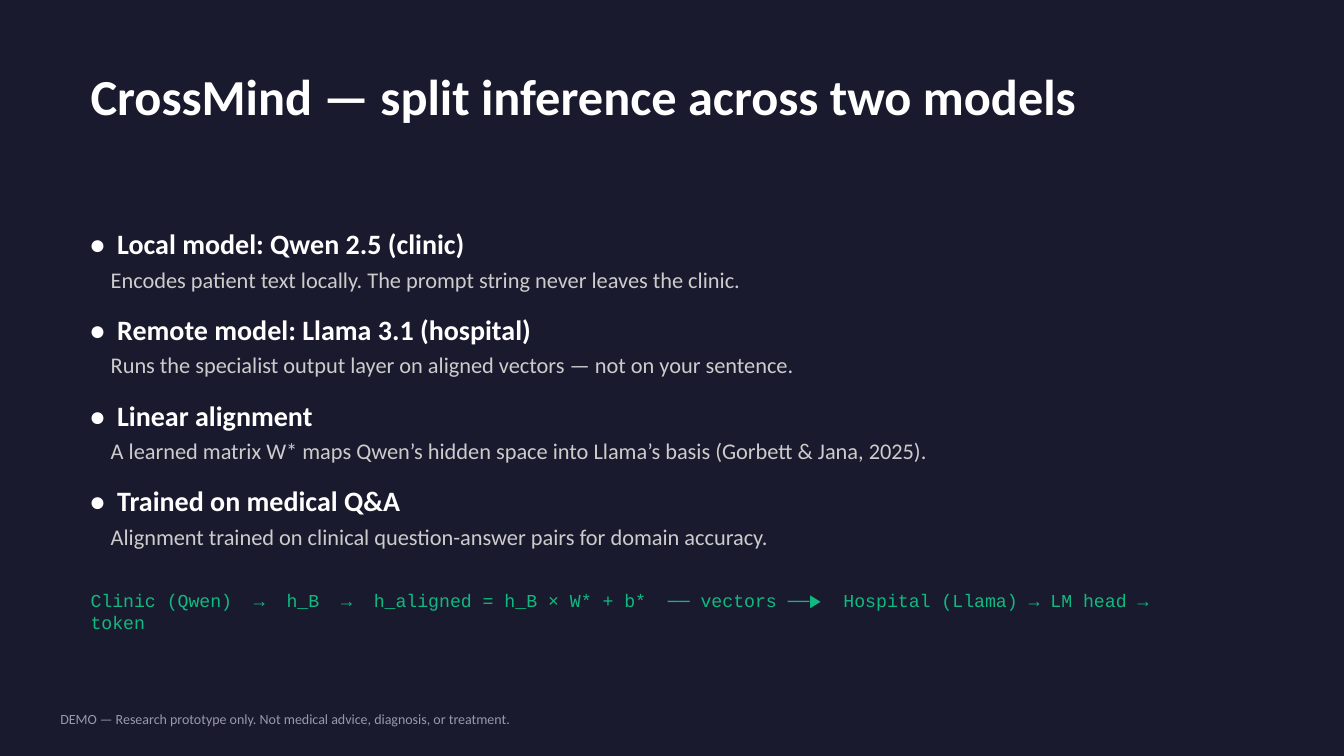
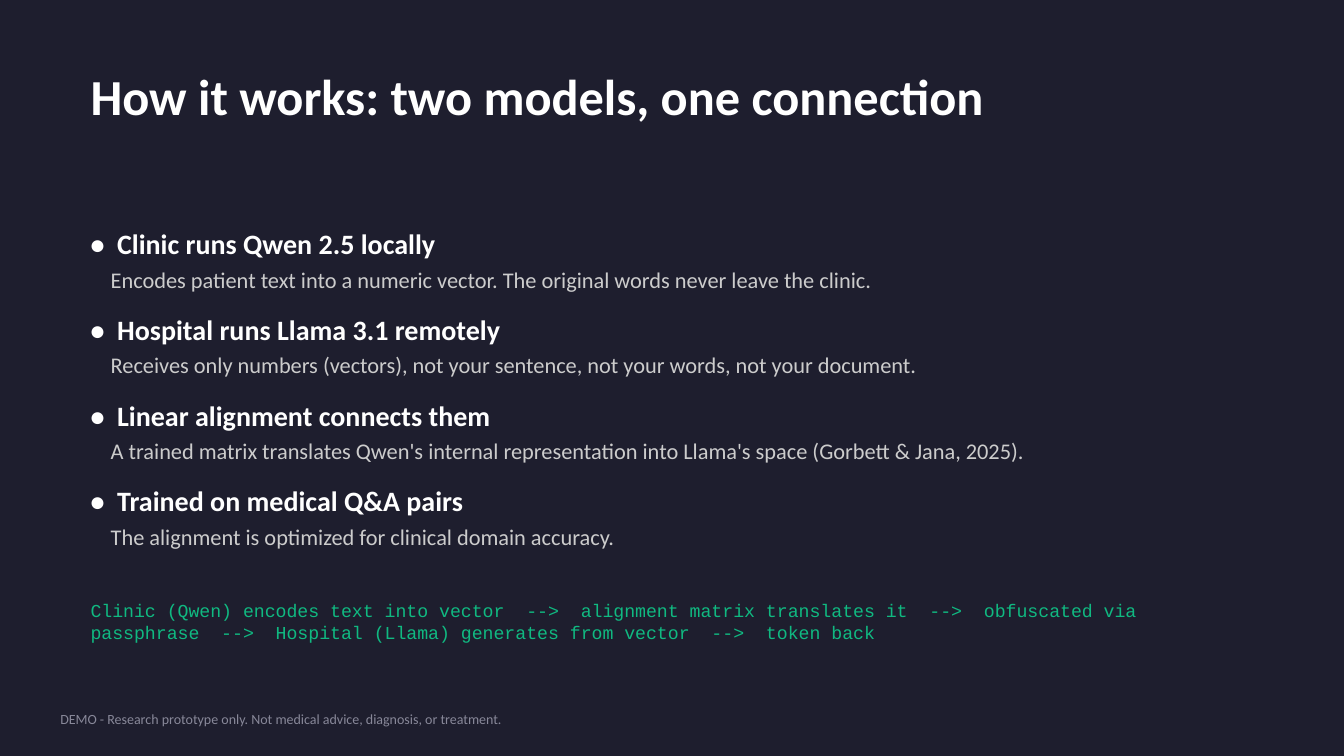
Before and after one commit to janpauldahlke/CrossMind, a slide deck: slide 2 of hackathon_docs/CrossMind_Pitch_Deck.pptx. Drawn at 1344x756 pixels with LibreOffice and Linux fonts; fonts in the diff are those of the drawing. Boxes give left, top, right and bottom in pixels: in the first picture for what was removed or moved away, otherwise in the second. Text is boxed around its words. In the diff, an @@ line names an element or a change of style, - is before the commit and + after.

Commit message:
pptx deck

```diff
--- a/hackathon_docs/CrossMind_Pitch_Deck.pptx
+++ b/hackathon_docs/CrossMind_Pitch_Deck.pptx
@@ background #1A1A2E to #1E1E2E @@
@@ text at [91, 79, 984, 122]: text changed @@
-CrossMind — split inference across two models
+How it works: two models, one connection
@@ text at [111, 234, 1024, 549]: text changed @@
-• Local model: Qwen 2.5 (clinic)
-Encodes patient text locally. The prompt string never leaves the clinic.
-• Remote model: Llama 3.1 (hospital)
-Runs the specialist output layer on aligned vectors — not on your sentence.
-• Linear alignment
-A learned matrix W* maps Qwen’s hidden space into Llama’s basis (Gorbett & Jana, 2025).
-• Trained on medical Q&A
-Alignment trained on clinical question-answer pairs for domain accuracy.
+• Clinic runs Qwen 2.5 locally
+Encodes patient text into a numeric vector. The original words never leave the clinic.
+• Hospital runs Llama 3.1 remotely
+Receives only numbers (vectors), not your sentence, not your words, not your document.
+• Linear alignment connects them
+A trained matrix translates Qwen's internal representation into Llama's space (Gorbett & Jana, 2025).
+• Trained on medical Q&A pairs
+The alignment is optimized for clinical domain accuracy.
@@ text at [91, 605, 908, 643]: text changed @@
-Clinic (Qwen) → h_B → h_aligned = h_B × W* + b* ── vectors ──▶ Hospital (Llama) → LM head → token
+Clinic (Qwen) encodes text into vector --> alignment matrix translates it --> obfuscated via passphrase --> Hospital (Llama) generates from vector --> token back
@@ text at [60, 714, 502, 726]: text changed; text colour #9999AA to #888899 @@
-DEMO — Research prototype only. Not medical advice, diagnosis, or treatment.
+DEMO - Research prototype only. Not medical advice, diagnosis, or treatment.
```
Also in this commit, not shown: 6 other slides changed, 4 other files.
